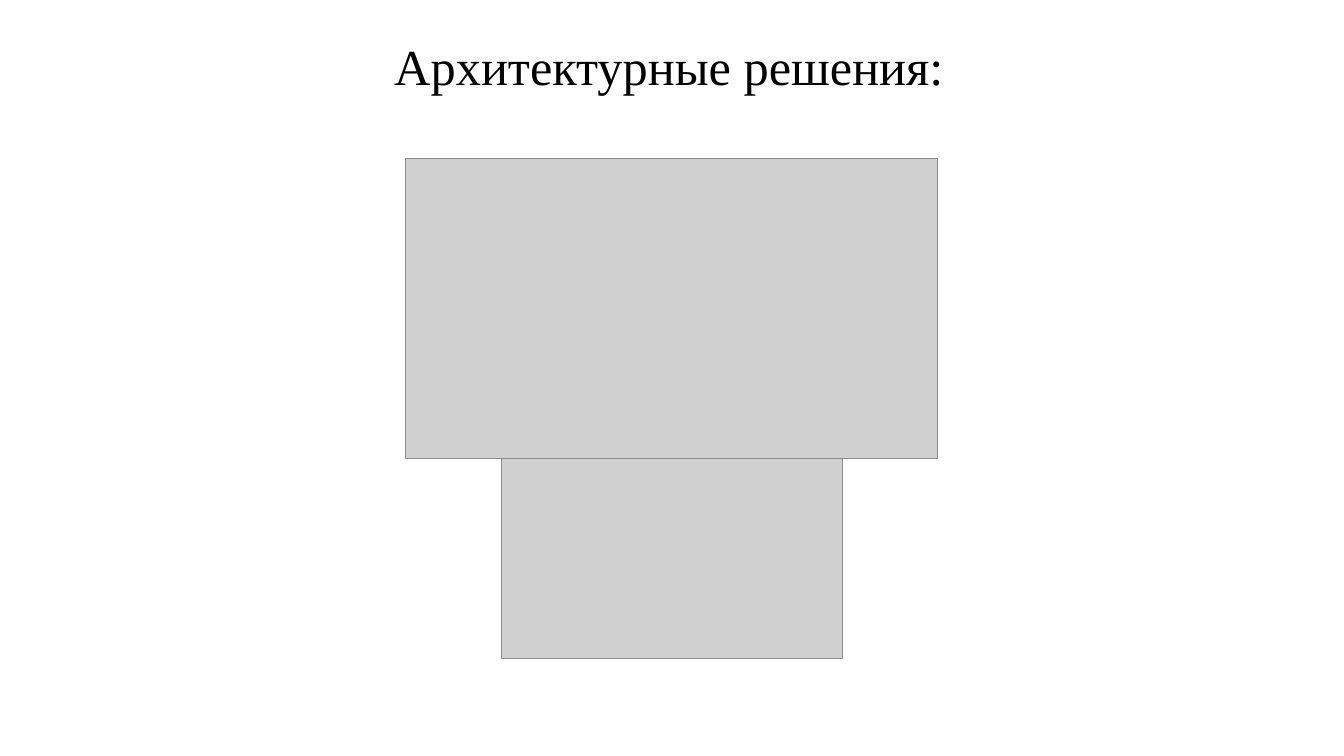
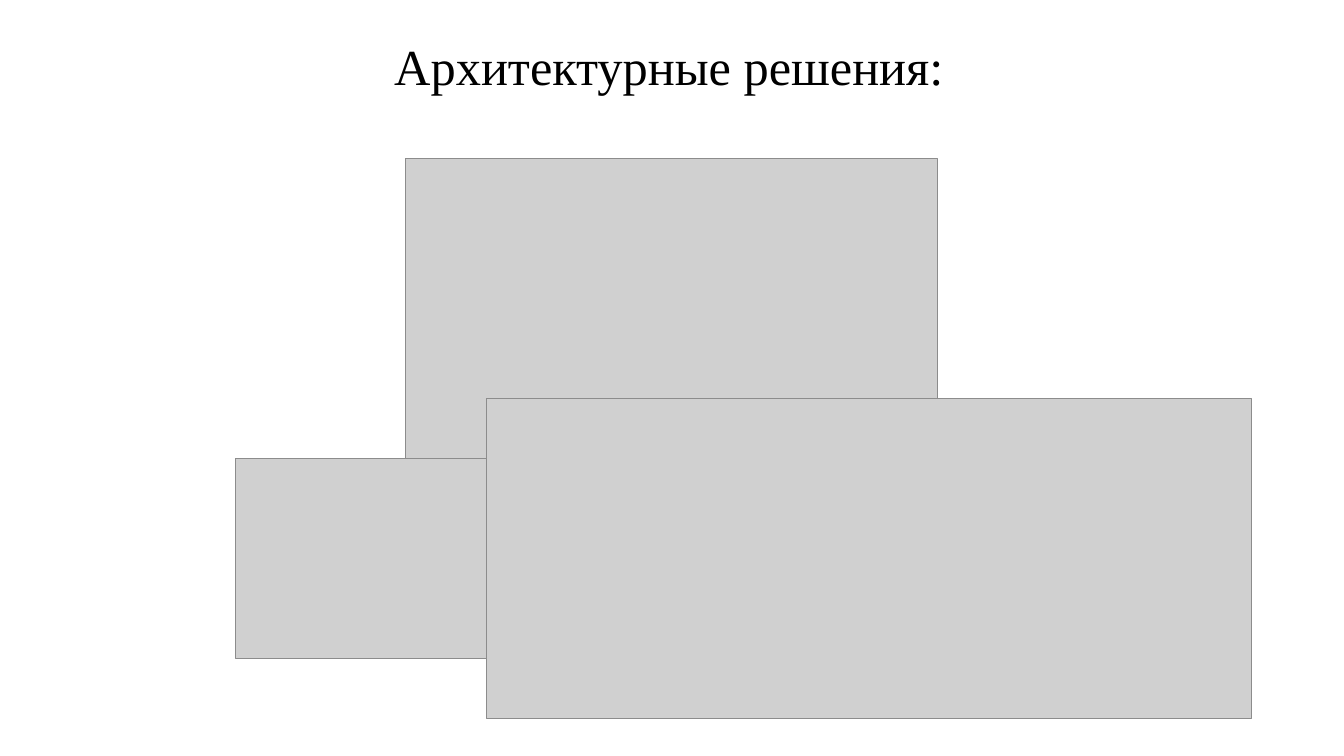
Before and after one commit to ghjgk1/zd7_V4_NikitinSemen, a slide deck: slide 4 of zd7_V4_NikitinSemen/Publication/zd7_V4_NikitinSemen_Публикация.pptx. Drawn at 1344x756 pixels with LibreOffice and Linux fonts; fonts in the diff are those of the drawing; grey boxes stand for pictures. Boxes give left, top, right and bottom in pixels: in the first picture for what was removed or moved away, otherwise in the second. Text is boxed around its words. In the diff, an @@ line names an element or a change of style, - is before the commit and + after.

```diff
--- a/zd7_V4_NikitinSemen/Publication/zd7_V4_NikitinSemen_Публикация.pptx
+++ b/zd7_V4_NikitinSemen/Publication/zd7_V4_NikitinSemen_Публикация.pptx
@@ picture added at [487, 398, 1252, 719] @@
@@ picture: place and size @@
-picture at [502, 459, 842, 659]
+picture at [236, 459, 576, 659]
```
Also in this commit, not shown: 1 slide added, 1 slide removed.
